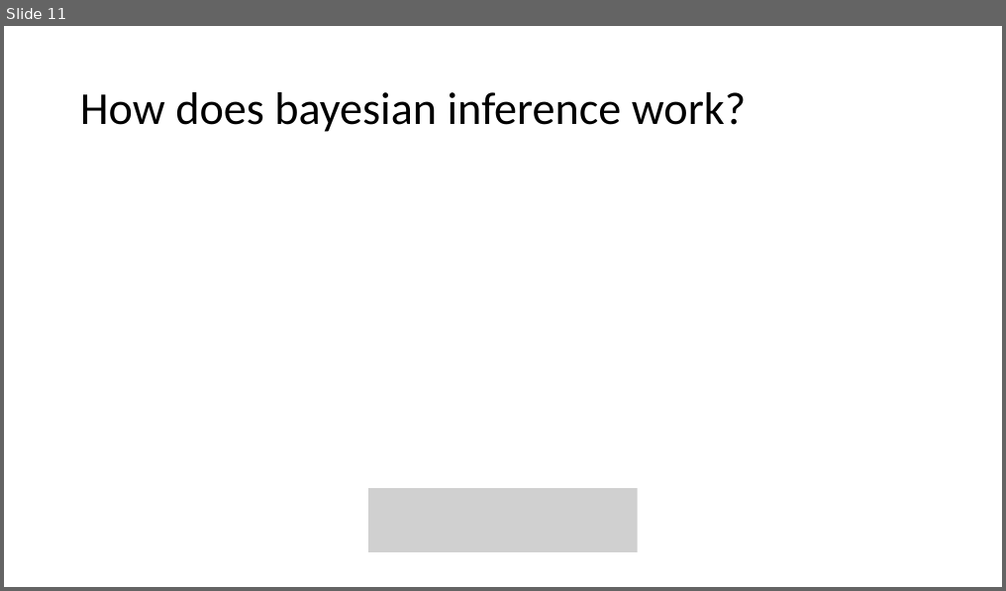
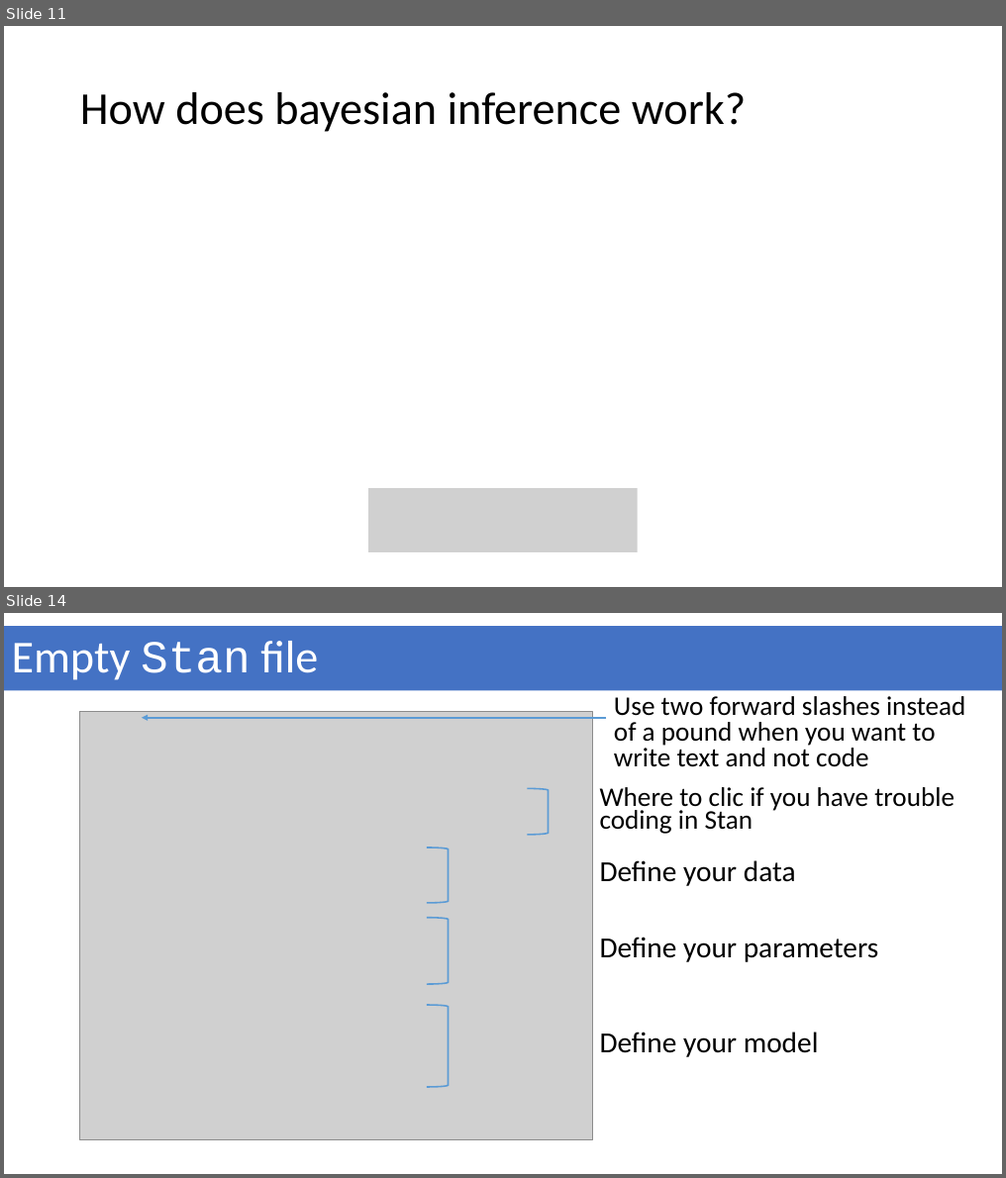
Before and after one commit to geek-lunch/workshops, a slide deck: Intro_to_bayesian/bayesian_stats_with_stan_and_brms.pptx. Shown one above the other, each under a label of ours: slide 11 before the commit, slides 11 and 14 after it; the slides between them are not shown. The pictures are 1006x591 and 1006x1178 pixels, drawn with LibreOffice and Linux fonts; fonts in the diff are those of the drawing; grey boxes stand for pictures. Boxes give left, top, right and bottom in pixels: in the first picture for what was removed or moved away, otherwise in the second. Text is boxed around its words. In the diff, an @@ line names an element or a change of style, - is before the commit and + after.

```diff
--- a/Intro_to_bayesian/bayesian_stats_with_stan_and_brms.pptx
+++ b/Intro_to_bayesian/bayesian_stats_with_stan_and_brms.pptx
@@ slide 14 added at bbox=[4, 613, 1002, 1174], background #FFFFFF @@
@@ rectangle added at bbox=[4, 626, 1002, 690], fill #4472C4, 44 pt, text #FFFFFF @@
+Empty Stan file
@@ text added at bbox=[614, 696, 965, 767], 25.9 pt, text #000000 @@
+Use two forward slashes instead of a pound when you want to write text and not code
@@ picture added at bbox=[79, 711, 592, 1140] @@
@@ arrow added from (607, 718) to (142, 718), #5B9BD5 1.5 pt @@
@@ right bracket added at bbox=[528, 789, 548, 836], outline #5B9BD5 1.5 pt @@
@@ text added at bbox=[600, 787, 954, 834], 25.9 pt, text #000000 @@
+Where to clic if you have trouble coding in Stan
@@ right bracket added at bbox=[427, 848, 449, 903], outline #5B9BD5 1.5 pt @@
@@ text added at bbox=[600, 861, 796, 886], 28 pt, text #000000 @@
+Define your data
@@ right bracket added at bbox=[427, 918, 449, 984], outline #5B9BD5 1.5 pt @@
@@ text added at bbox=[600, 937, 878, 962], 28 pt, text #000000 @@
+Define your parameters
@@ right bracket added at bbox=[427, 1005, 449, 1087], outline #5B9BD5 1.5 pt @@
@@ text added at bbox=[600, 1032, 819, 1058], 28 pt, text #000000 @@
+Define your model
```
Also in this commit, not shown: 9 other slides added.
